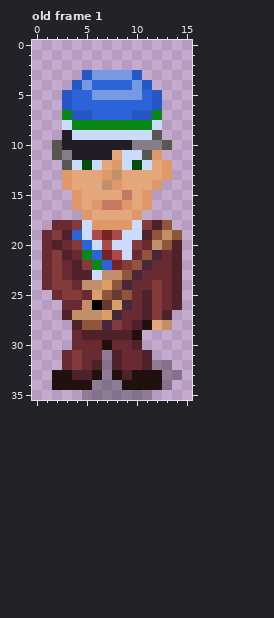
Pixel-art file: art/cfe-ksv-kark.aseprite. Above, as it was before the edit.
16x36 pixels, 2 frames. Shown: old frame 1. The commit also changed other frames, which this record leaves out.
New version:
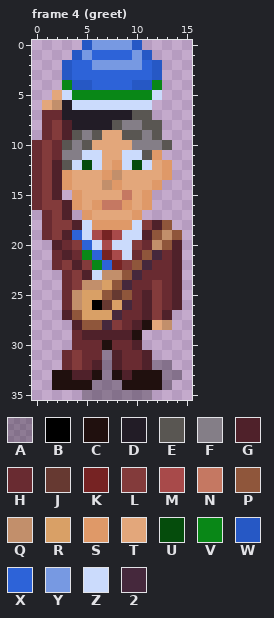
Palette (. is transparent): A #00000046  B #000000  C #20100e  D #221c26  E #595652  F #847e87  G #4f212a  H #692b31  J #663931  K #762323  L #833b3b  M #a84a4a  N #c57862  P #8f563b  Q #c28f6b  R #d9a066  S #df9968  T #e3a77b  U #054c0c  V #098717  W #2658c5  X #2d63d8  Y #7799e2  Z #cbdbfc  2 #45283c
A new or re-ordered frame is compared with the old frame closest to it.
Commit message: Greet animations for all ksv!!
What changed:
frames 2 -> 4
Frame 4 (greet) is new; against old frame 1, layers "kasi", "fraater":
Colour D replaces colour V in row 7 at x 3; in row 8 at x 4 to 7.
Colour D replaces colour W in row 6 at x 3; in row 7 at x 4 to 5.
Colour D replaces colour X in row 7 at x 6 to 9.
Colour E replaces colour D in row 10 at x 3 and 5.
Colour E replaces colour V in row 8 at x 8 and 11.
Colour E replaces colour W in row 7 at x 10 to 11.
Colour E replaces colour Z in row 8 at x 12; in row 9 at x 4, 6 and 9 to 10.
Colour F replaces colour D in rows 10 to 11 at x 4.
Colour F replaces colour V in row 8 at x 9 to 10.
Colour F replaces colour Z in row 9 at x 5 and 11.
Colour G is added in rows 12 to 15 at x 2; in rows 16 to 17 at x 3.
Colour G replaces colour D in row 9 at x 3.
Colour G replaces colour L in row 18 at x 4.
Colour G replaces colour Z in row 8 at x 3.
Colour H is added in row 7 at x 1 to 2; in rows 8 to 9 at x 1; in rows 10 to 16 at x 0; in rows 17 to 18 at x 1.
Colour H replaces colour E in rows 10 to 11 at x 2.
Colour H replaces colour L in rows 21 to 22 at x 2; in rows 24 to 25 at x 3.
Colour L is added in rows 8 to 9 at x 2; in rows 10 to 15 at x 1; in row 16 at x 1 to 2; in row 17 at x 2.
Colour L replaces colour G in row 23 at x 4.
Colour L replaces colour H in row 18 at x 2 to 3; in row 22 at x 3; in row 24 at x 4.
Colour P replaces colour Q in row 27 at x 4.
Colour Q is added in row 6 at x 2.
Colour Q replaces colour H in row 26 at x 4.
Colour Q replaces colour L in row 25 at x 4.
Colour R replaces colour H in row 25 at x 5.
Colour R replaces colour Q in row 26 at x 5; in row 27 at x 5 to 6.
Colour T is added in row 5 at x 2; in row 6 at x 1.
Colour T replaces colour D in row 10 at x 6 to 9; in row 11 at x 7.
Colour T replaces colour Z in row 9 at x 7 to 8.
Colour V is added in row 4 at x 3 and 12.
Colour V replaces colour X in row 5 at x 4 to 5 and 11.
Colour V replaces colour Y in row 5 at x 6 to 10.
Colour W is added in row 0 at x 5 and 10; in row 1 at x 4 and 11; in rows 2 to 3 at x 3 and 12.
Colour W replaces colour Y in row 4 at x 5 and 10.
Colour X is added in row 1 at x 6 to 9; in row 2 at x 4 to 5 and 11; in row 3 at x 4 and 11.
Colour X replaces colour W in row 3 at x 5 and 10.
Colour X replaces colour Y in row 3 at x 6 to 9.
Colour Y is added in row 0 at x 6 to 9; in row 1 at x 5 and 10; in row 2 at x 6 to 10.
Colour Z replaces colour D in row 11 at x 5 to 6.
Colour Z replaces colour W in row 5 at x 3 and 12.
Colour Z replaces colour X in row 6 at x 4 to 11.
Colour H is gone in rows 20 to 24 at x 1; in row 25 at x 2.
Colour L is gone in rows 23 to 24 at x 2.
Colour V is gone in row 7 at x 12.
Colour W is gone in row 6 at x 12.
Pixel boxes of the changes (left, top, right, bottom) in both pictures:
changed: (32, 40, 162, 320)
